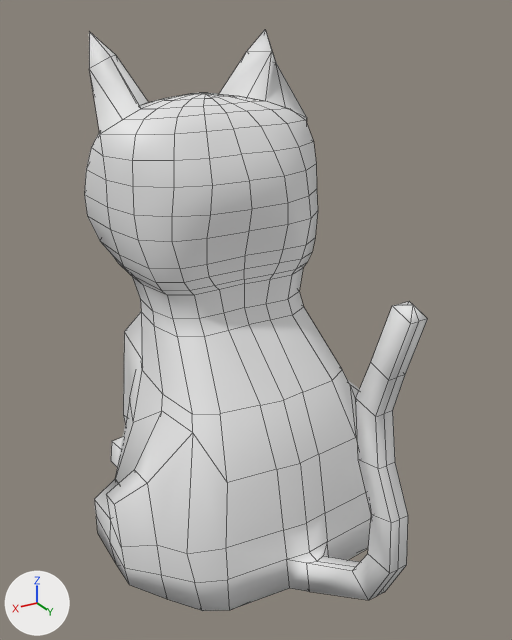
The Blender file Assets/Models uwu/cat_asf.blend: old version first, new version second.
One viewpoint serves both versions: a 50 mm lens placed at (1.96, 3.99, 3.06), pointed at (-0.01, 0.7, 1.41). The axes (+X, +Y, +Z) are drawn at lower left. The lights are the same throughout. The picture after the commit comes second. Mesh edges are drawn as thin lines.
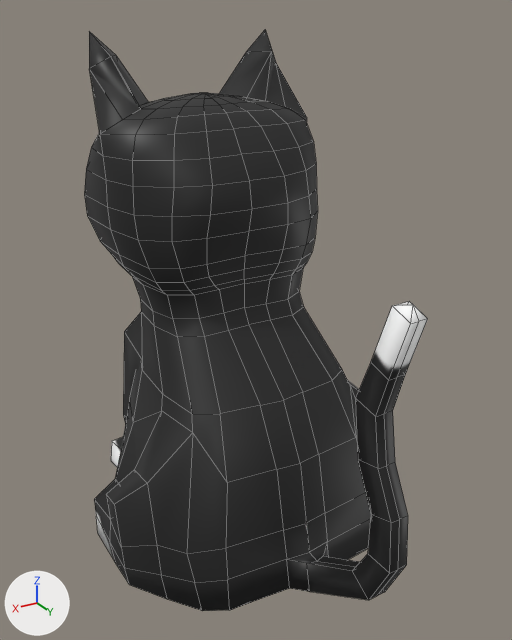
What changed in the scene script:
```text
Add img_cat_tex:
    img_cat_tex = load_image('cat_tex', '../Textures/cat_tex.png', 1024, 1024, 'sRGB')
Add mat_cat:
    mat_cat = principled_material('cat')
    mat_cat.texture = img_cat_tex
Change me_sphere:
    where me_sphere.from_pydata(...)  # 276 vertices, 255 faces; spans x -0.96..0.0, y -0.7..2.05, z -0.08..2.97
    add me_sphere.materials.append(mat_cat)  # picture img_cat_tex
```

Pixel boxes (x1, y1, x2, y2) of what changed, in the pictures (512 x 640 px):
'Sphere', recoloured (white to black)
    both: (84, 30, 428, 611)
